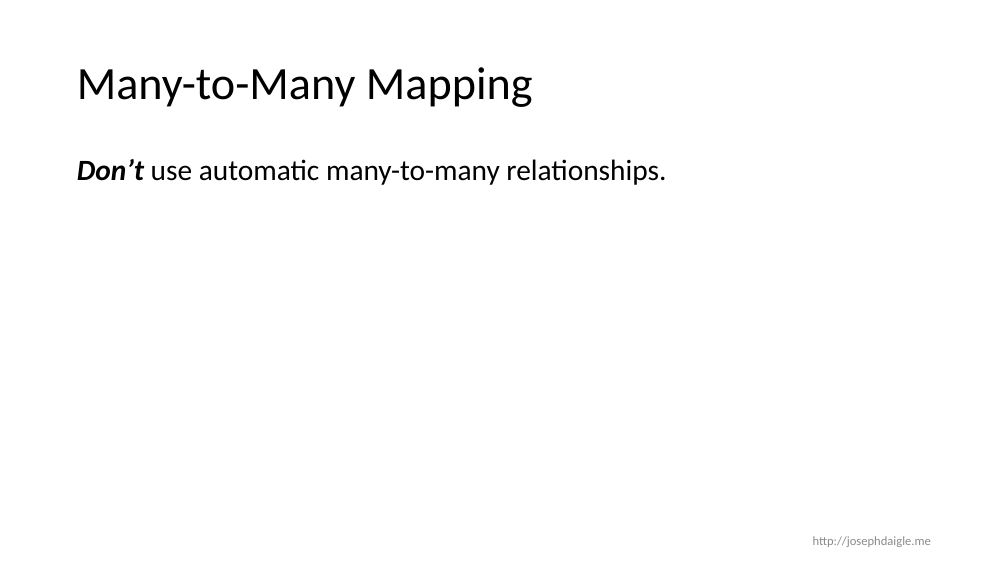
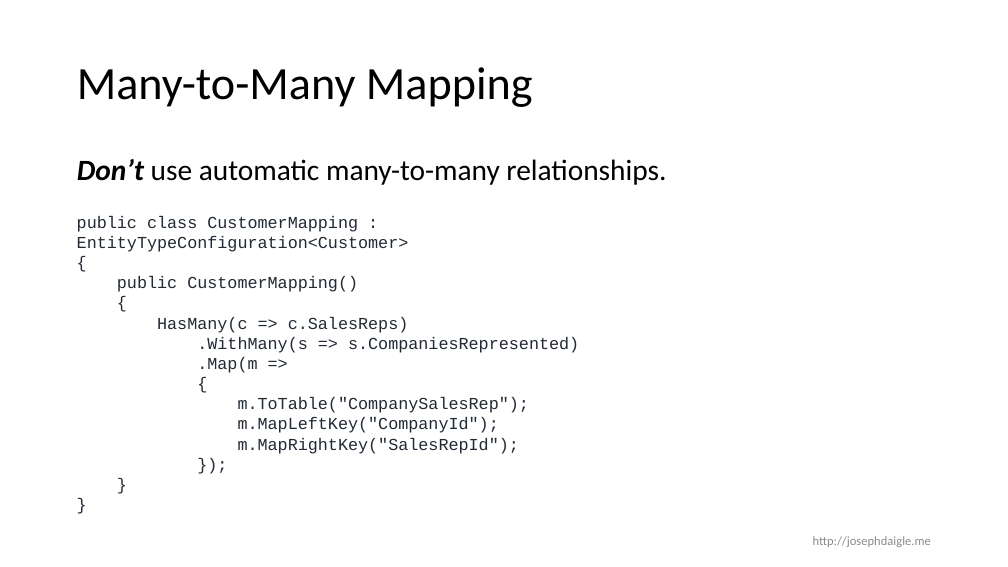
Before and after one commit to jdaigle/talks, a slide deck: slide 6 of DataAccessForPerfJunkies/DataAccessForPerJunkies.pptx (slide 5 before the commit). Drawn at 1008x567 pixels with LibreOffice and Linux fonts; fonts in the diff are those of the drawing. Boxes give left, top, right and bottom in pixels: in the first picture for what was removed or moved away, otherwise in the second. Text is boxed around its words. In the diff, an @@ line names an element or a change of style, - is before the commit and + after.

```diff
--- a/DataAccessForPerfJunkies/DataAccessForPerJunkies.pptx
+++ b/DataAccessForPerfJunkies/DataAccessForPerJunkies.pptx
@@ text added at <box>77,216,579,454</box>, 16 pt, text #222A35 @@
+public class CustomerMapping : EntityTypeConfiguration<Customer>
+{
+public CustomerMapping()
+{
+HasMany(c => c.SalesReps)
+.WithMany(s => s.CompaniesRepresented)
+.Map(m =>
+{
+m.ToTable("CompanySalesRep");
+m.MapLeftKey("CompanyId");
+m.MapRightKey("SalesRepId");
+});
+}
+}
```
Also in this commit, not shown: 14 other slides changed, 1 slide added.
